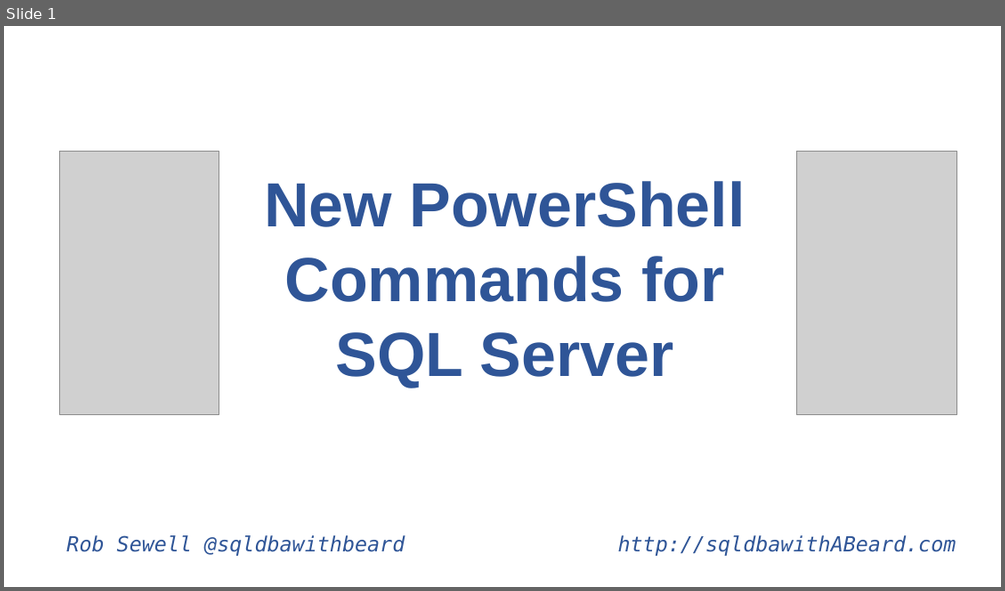
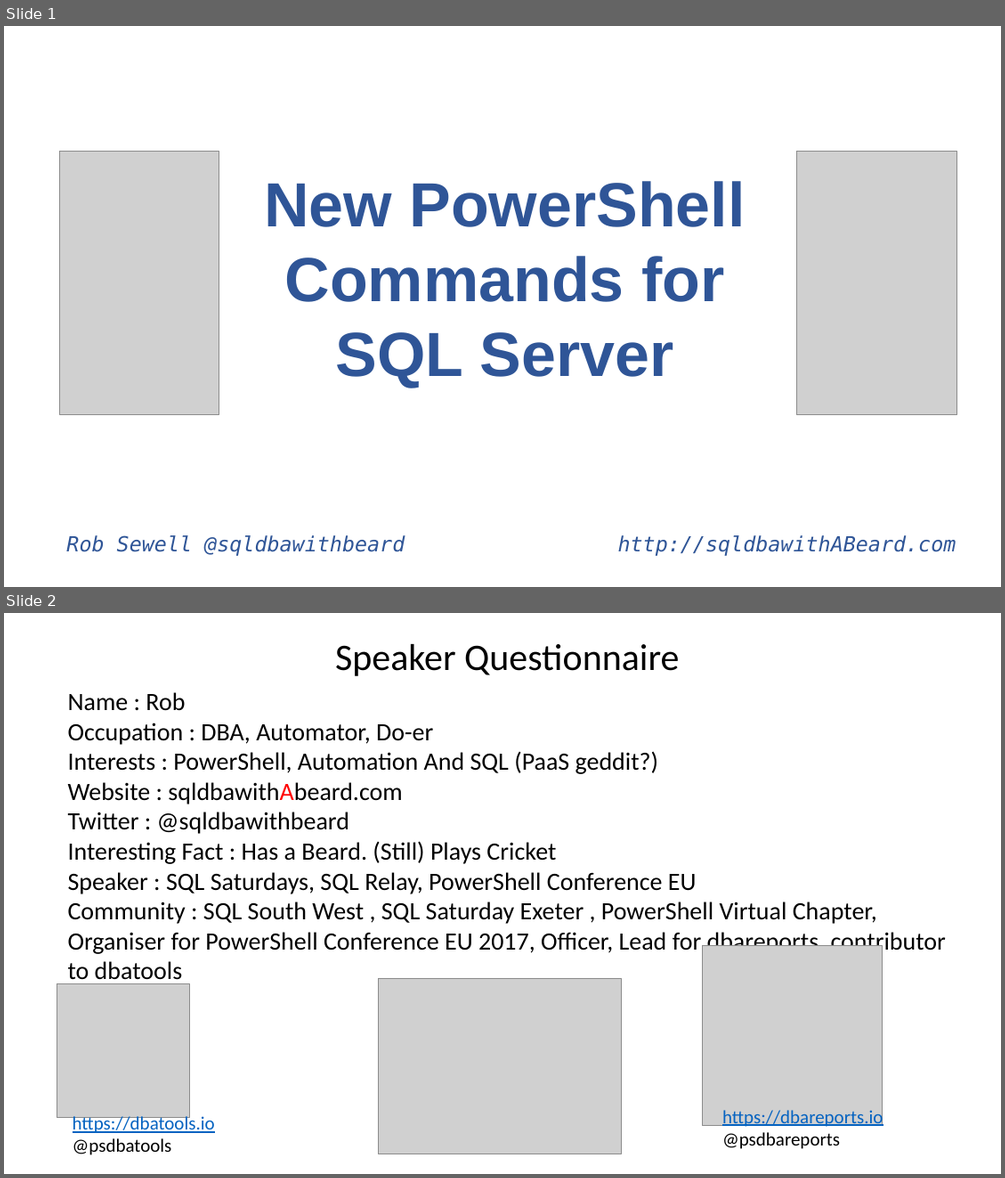
Before and after one commit to SQLDBAWithABeard/Presentations, a slide deck: New PowerShell Commands For SQL Server/New PowerShell Commands For SQL Server.pptx. Shown one above the other, each under a label of ours: slide 1 before the commit, slides 1 and 2 after it. The pictures are 1005x591 and 1005x1178 pixels, drawn with LibreOffice and Linux fonts; fonts in the diff are those of the drawing; grey boxes stand for pictures. Boxes give left, top, right and bottom in pixels: in the first picture for what was removed or moved away, otherwise in the second. Text is boxed around its words. In the diff, an @@ line names an element or a change of style, - is before the commit and + after.

```diff
--- a/New PowerShell Commands For SQL Server/New PowerShell Commands For SQL Server.pptx
+++ b/New PowerShell Commands For SQL Server/New PowerShell Commands For SQL Server.pptx
@@ slide 2 added at bbox=[4, 613, 1001, 1174], background #FFFFFF @@
@@ text added at bbox=[335, 644, 679, 676], 36 pt, text #000000 @@
+Speaker Questionnaire
@@ text added at bbox=[68, 692, 946, 985], 24 pt, text #000000 @@
+Name : Rob
+Occupation : DBA, Automator, Do-er
+Interests : PowerShell, Automation And SQL (PaaS geddit?)
+Website : sqldbawithAbeard.com
+Twitter : @sqldbawithbeard
+Interesting Fact : Has a Beard. (Still) Plays Cricket
+Speaker : SQL Saturdays, SQL Relay, PowerShell Conference EU
+Community : SQL South West , SQL Saturday Exeter , PowerShell Virtual Chapter, Organiser for PowerShell Conference EU 2017, Officer, Lead for dbareports, contributor to dbatools
@@ picture added at bbox=[702, 945, 882, 1126] @@
@@ picture added at bbox=[57, 984, 190, 1117] @@
@@ picture added at bbox=[379, 978, 622, 1153] @@
@@ text added at bbox=[73, 1114, 215, 1155], 18 pt, text #0563C1, underline @@
+https://dbatools.io
+@psdbatools
@@ text added at bbox=[722, 1107, 882, 1149], 18 pt, text #0563C1, underline @@
+https://dbareports.io
+@psdbareports
```
Also in this commit, not shown: 2 slides changed, 10 other files.
